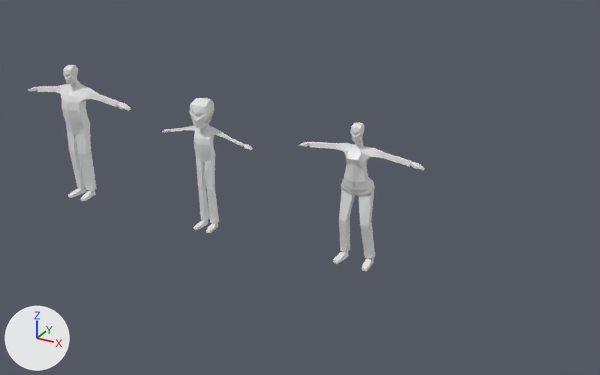
One commit to the Blender file AdventurePlayground/MyCharacters/Full Character.blend: the scene before it, then after it.
Camera for both pictures: a camera (50 mm lens) standing at (5.48, -7.61, 4.62) and looking at (1.21, 0.16, 0.74). Lighting does not change. The marker at lower left points along +X, +Y and +Z.
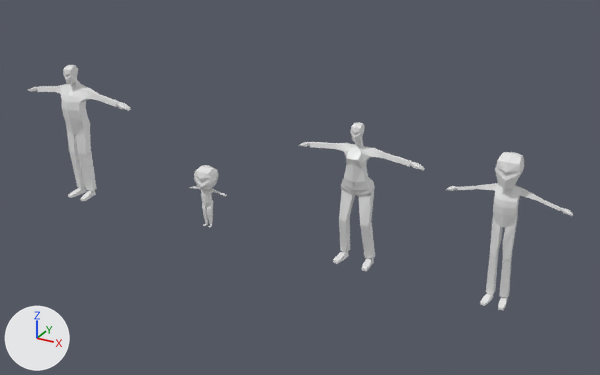
Pixel boxes (x1, y1, x2, y2) of what changed, in the pictures (600 x 375 px):
'Cube.002', moved: before (162, 98, 253, 233); after (446, 152, 573, 310)
'Cube.003', added: after (189, 165, 226, 228)

The change, as a list of edits to the scene's bpy script:
```text
Add me_cube_003:
    me_cube_003.from_pydata(...)  # 190 vertices, 173 faces; spans x 0.0..4.73, y -2.15..2.21, z -8.0..5.85
    me_cube_003.materials.append(mat_material)  # white #e7e7e7
Change ob_cube_002:
    ob_cube_002.location: (0.0, 0.0, 1.112) -> (3.647, 0.0, 1.112)
Add ob_cube_003:
    ob_cube_003 = bpy.data.objects.new('Cube.003', me_cube_003)
    ob_cube_003.location = (0.001, 0.0, 0.489)
    ob_cube_003.scale = (0.057, 0.057, 0.057)
    _m = ob_cube_003.modifiers.new('Mirror', 'MIRROR')
    _m.use_clip = True
```
